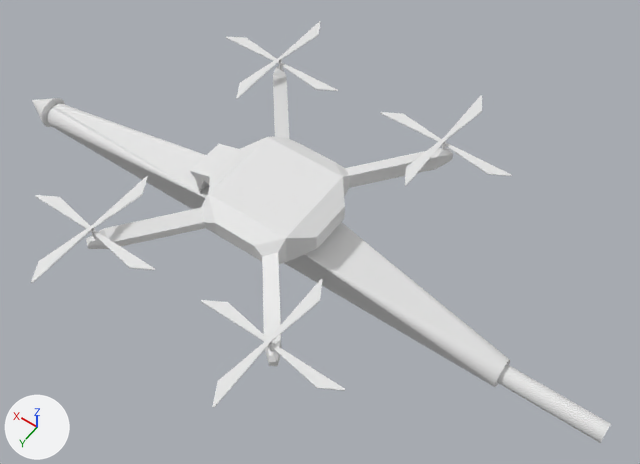
Before and after pictures for a commit that changed the FBX model Assets/Models/drone.fbx.
The view is the same before and after, from a 50 mm camera at (-18.6, 21.4, 41.7) aimed at (-1.2, -2.9, 3.4). The axes (+X, +Y, +Z) are drawn at lower left. The lights are the same throughout. Vertices at the same position are counted once.

Objects in the first picture: 'drone', 'speare', 'wing', 'wing.001', 'wing.002', 'wing.003'.
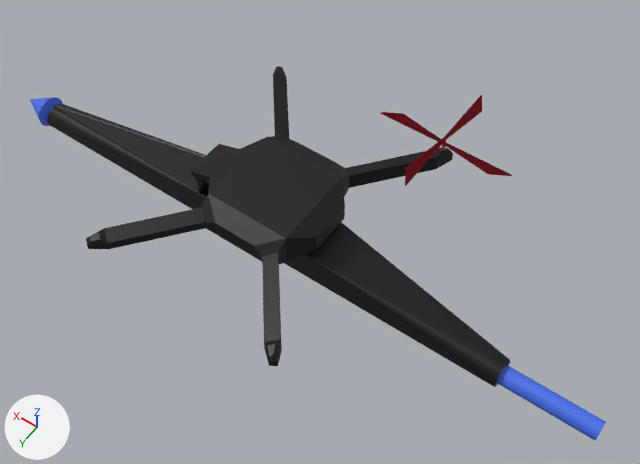
Diff of the bpy script that builds the scene:
```diff
--- a/Assets/Models/drone.fbx.py
+++ b/Assets/Models/drone.fbx.py
@@ mat_drone @@
+mat_drone = principled_material('drone')
+mat_drone.base_color = (0.0, 0.0, 0.0)  # black #000000
@@ mat_wing @@
+mat_wing = principled_material('wing')
+mat_wing.base_color = (0.8, 0.0664, 0.104)  # red #e7495b
@@ mat_speare @@
+mat_speare = principled_material('speare')
+mat_speare.base_color = (0.061, 0.156, 0.8)  # blue #466ee7
@@ me_cube_012 @@
 me_cube_012.from_pydata(...)  # 72 vertices, 54 faces; spans x -4.1..4.1, y -4.09..4.11, z -0.52..0.79
+me_cube_012.materials.append(mat_wing)  # red #e7495b
@@ me_cube_011 @@
 me_cube_011.from_pydata(...)  # 72 vertices, 54 faces; spans x -4.1..4.1, y -4.09..4.11, z -0.52..0.79
+me_cube_011.materials.append(mat_wing)  # red #e7495b
@@ me_cube_001 @@
 me_cube_001.from_pydata(...)  # 232 vertices, 264 faces; spans x -12.7..19.4, y -6.7..9.7, z -4.9..1.0
+me_cube_001.materials.append(mat_drone)  # black #000000
@@ me_cube_007 @@
 me_cube_007.from_pydata(...)  # 97 vertices, 67 faces; spans x -18.4..21.6, y 0.5..2.5, z -5.1..-3.1
 # used by ob_speare; location = (-0.52, -3.49, 5.78)
+# me_cube_007 part 1: the whole mesh is moved by (-1.1, -1.5, 4.1)
+me_cube_007.materials.append(mat_speare)  # blue #466ee7
@@ me_cube_013 @@
 me_cube_013.from_pydata(...)  # 72 vertices, 54 faces; spans x -4.1..4.1, y -4.09..4.11, z -0.52..0.79
+me_cube_013.materials.append(mat_wing)  # red #e7495b
@@ me_cube_002 @@
 me_cube_002.from_pydata(...)  # 72 vertices, 54 faces; spans x -4.1..4.1, y -4.09..4.11, z -0.52..0.79
+me_cube_002.materials.append(mat_wing)  # red #e7495b
@@ ob_wing_002 @@
 ob_wing_002 = bpy.data.objects.new('wing.002', me_cube_012)
-ob_wing_002.location = (-4.6, 5.72, 6.33)
+ob_wing_002.location = (-4.6, -9.72, 6.33)
@@ ob_speare @@
 ob_speare = bpy.data.objects.new('speare', me_cube_007)
-ob_speare.location = (-0.52, -3.49, 5.78)
+ob_speare.location = (0.78, -2.01, 1.64)
@@ ob_wing_003 @@
 ob_wing_003 = bpy.data.objects.new('wing.003', me_cube_013)
-ob_wing_003.location = (6.56, 5.72, 6.33)
+ob_wing_003.location = (-4.6, -9.72, 6.33)
@@ ob_wing @@
 ob_wing = bpy.data.objects.new('wing', me_cube_002)
-ob_wing.location = (6.54, -9.72, 6.33)
+ob_wing.location = (-4.6, -9.72, 6.33)
```

Location of each change, (x1, y1, x2, y2) in pixels of the pictures (640 x 464 px):
'drone', recoloured (white to black)
    both: (48, 66, 510, 387)
'wing.003', recoloured, moved
    before: (31, 176, 155, 283)
    after: (381, 95, 512, 186)
'speare', recoloured, moved (grey to blue)
    before: (32, 98, 611, 443)
    after: (30, 97, 606, 441)
'wing.002', recoloured, moved (not visible afterwards)
    before: (201, 279, 345, 407)
'wing.001', recoloured (white to red)
    both: (381, 95, 512, 186)
'wing', recoloured, moved (not visible afterwards)
    before: (226, 21, 338, 99)
